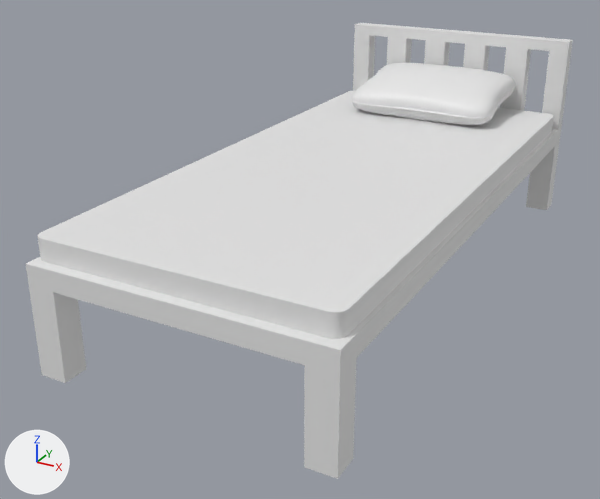
The FBX model Design Challenge 2 Folder/Design Challenge 2/Assets/Models/Bed.FBX as it was, and as the next commit left it.
Before and after are seen from a camera (50 mm lens) standing at (0.759, -1.574, 0.853) and looking at (-0.049, -0.106, 0.119). Lighting does not change. The marker at lower left points along +X, +Y and +Z. Where no turn or scale is listed for an object, it has been applied to the vertices. Vertices at the same position are counted once.

In view in the first picture: 'Bed Frame', 'Mattress', 'Pillow'.
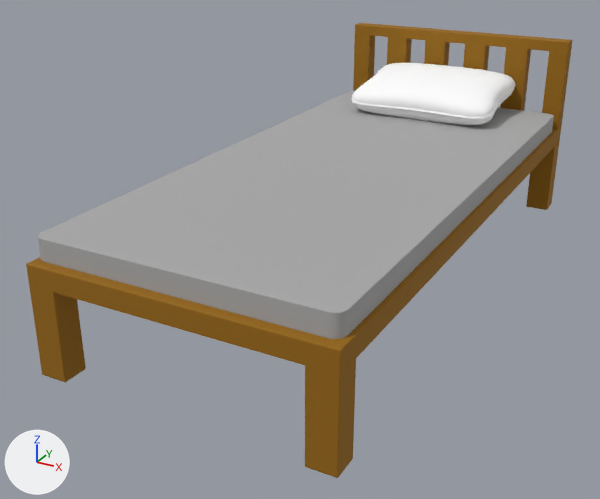
The change, as JSON lines over the scene's bpy script:
```json
{"op": "add", "block": "mat_01___default", "code": ["mat_01___default = principled_material('01 - Default')", "mat_01___default.base_color = (0.31, 0.137, 0.0)  # brown #976700", "mat_01___default.roughness = 0.859"]}
{"op": "add", "block": "mat_03___default", "code": ["mat_03___default = principled_material('03 - Default')", "mat_03___default.base_color = (0.4, 0.4, 0.4)  # grey #aaaaaa", "mat_03___default.roughness = 0.859"]}
{"block": "me_mesh_001", "where": "# used by ob_mattress; location = (0.019, 0.001, 0.258)"}
{"op": "remove", "block": "me_mesh_001", "code": "me_mesh_001.from_pydata(...)  # 132 vertices, 260 faces; spans x -0.295..0.295, y -0.644..0.623, z 0.0..0.043"}
{"op": "add", "block": "me_mesh_001", "code": "me_mesh_001.from_pydata(...)  # 684 vertices, 1364 faces; spans x -0.295..0.295, y -0.644..0.623, z 0.0..0.043"}
{"block": "me_mesh_001", "change": "me_mesh_001 part 1: 44 vertices moved within x -0.295..0.295, y -0.644..0.623, z 0.043; 552 vertices added at x -0.295..0.295, y -0.644..0.623, z 0.0..0.043"}
{"block": "me_mesh_001", "change": "me_mesh_001 part 2: 154 faces spanning x -0.295..0.295, y -0.644..0.623, z 0.0..0.043 switch from no material to mat_03___default (grey #aaaaaa)"}
{"block": "me_mesh", "where": "# used by ob_bed_frame; location = (0.023, 0.004, 0.0)"}
{"op": "remove", "block": "me_mesh", "code": "me_mesh.from_pydata(...)  # 94 vertices, 204 faces; spans x -0.3..0.3, y -0.669..0.669, z 0.036..0.487"}
{"op": "add", "block": "me_mesh", "code": "me_mesh.from_pydata(...)  # 4750 vertices, 9516 faces; spans x -0.3..0.3, y -0.669..0.669, z 0.036..0.487"}
{"block": "me_mesh", "change": "me_mesh part 3: 16 vertices moved within x -0.3..0.3, y -0.669..0.669, z 0.217..0.46; 32 vertices removed from x -0.3..0.3, y -0.669..0.669, z 0.036..0.487; 4688 vertices added at x -0.3..0.3, y -0.669..0.669, z 0.036..0.487"}
{"block": "me_mesh", "change": "me_mesh part 4: 56 faces spanning x -0.253..0.253, y 0.629..0.669, z 0.285..0.46 switch from no material to mat_01___default (brown #976800)"}
```

What differs and where, as boxes (x1, y1, x2, y2) in the pictures (600 x 499 px):
```json
{"object": "Bed Frame", "change": "reshaped", "before": [26, 23, 573, 479], "after": [26, 23, 573, 478]}
{"part": 1, "of": "me_mesh_001", "change": "built on", "before": [37, 90, 554, 312], "after": [38, 91, 554, 313]}
{"part": 2, "of": "me_mesh_001", "change": "recoloured", "before": [38, 91, 550, 339], "after": [38, 91, 550, 339], "on screen": "white to grey"}
{"part": 3, "of": "me_mesh", "change": "built on", "before": [26, 23, 573, 479], "after": [26, 23, 573, 478]}
{"part": 4, "of": "me_mesh", "change": "recoloured", "before": [368, 36, 531, 110], "after": [368, 36, 531, 110], "on screen": "grey to brown"}
```
